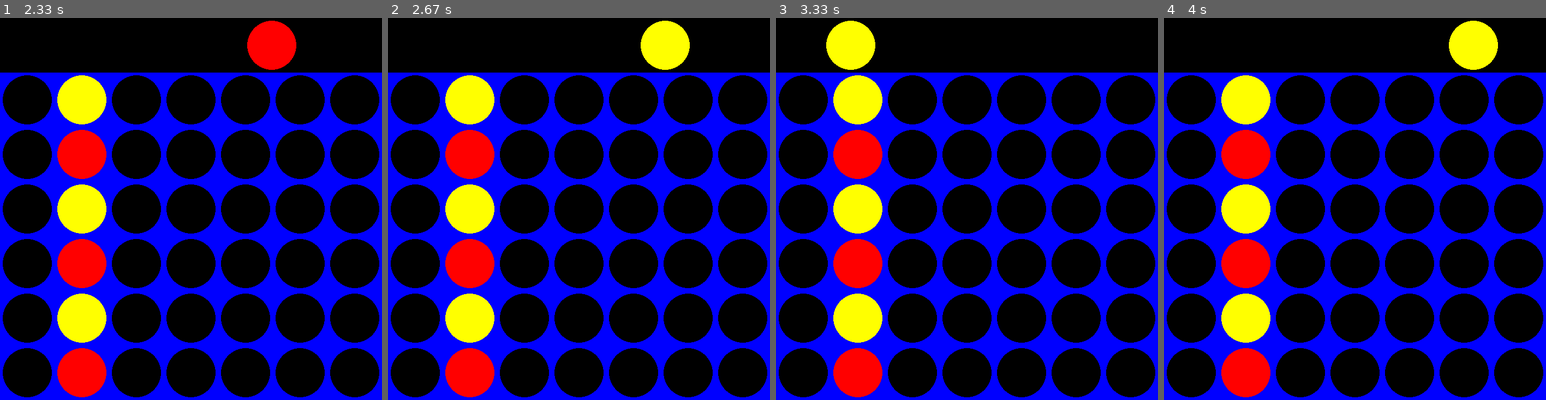
Above: before the commit, frames 1-4 (left to right).
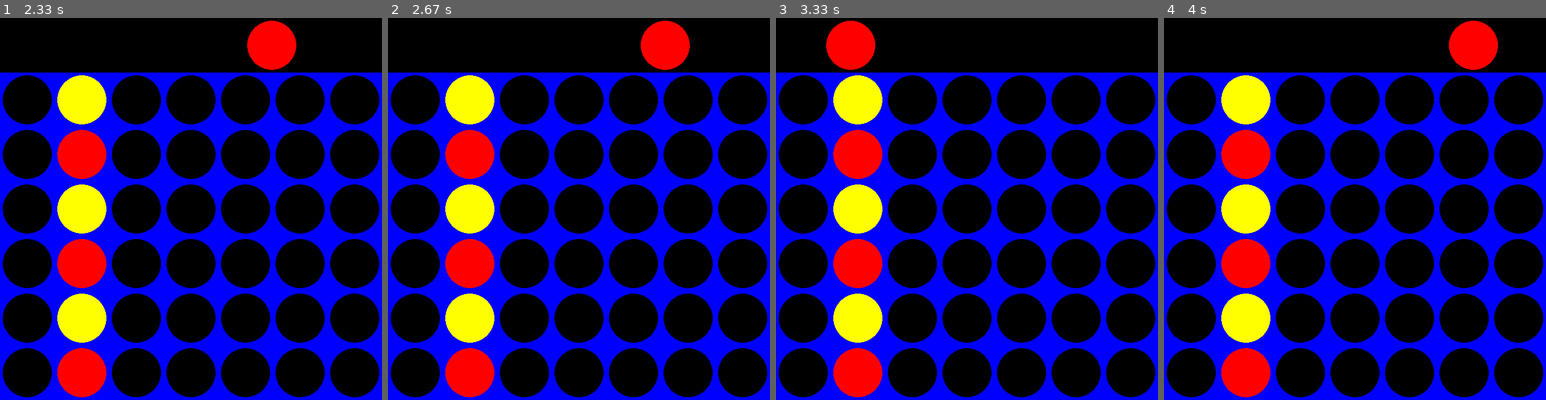
Above: after the commit, the same moments.

Repository: Urbinator/AdvPy_Connect4
Game: pygame game, started from main with gui ze.py
Two runs of this game, one before a commit and one after it. Both use one fixed random seed, a clock stepped at 60 frames per second and the inputs below.
Inputs (mouse positions are in pixels of both pictures, inside the frame that each line leads up to):
- Up to frame 1 (2.33 s): press the mouse at (99, 212) at 0.37 s; move the mouse to (164, 251) at 0.47 s; release the mouse at (229, 293) at 0.6 s; press the mouse at (99, 212) at 0.7 s; move the mouse to (168, 228) at 0.8 s; release the mouse at (236, 243) at 0.93 s; press the mouse at (99, 212) at 1.03 s; move the mouse to (137, 258) at 1.13 s; release the mouse at (171, 308) at 1.27 s; press the mouse at (99, 212) at 1.37 s; move the mouse to (194, 239) at 1.47 s; release the mouse at (290, 270) at 1.6 s; press the mouse at (99, 212) at 1.7 s; move the mouse to (210, 262) at 1.8 s; release the mouse at (324, 308) at 1.93 s; press the mouse at (99, 212) at 2.03 s; move the mouse to (187, 178) at 2.13 s; release the mouse at (271, 140) at 2.27 s
- Up to frame 2 (2.67 s): press the mouse at (487, 212) at 2.37 s; move the mouse to (575, 163) at 2.47 s; release the mouse at (666, 113) at 2.6 s
- Up to frame 3 (3.33 s): press the mouse at (875, 212) at 2.7 s; move the mouse to (879, 178) at 2.8 s; release the mouse at (882, 140) at 2.93 s; press the mouse at (875, 212) at 3.03 s; move the mouse to (863, 281) at 3.13 s; release the mouse at (852, 350) at 3.27 s
- Up to frame 4 (4 s): press the mouse at (1263, 212) at 3.37 s; move the mouse to (1270, 224) at 3.47 s; release the mouse at (1278, 239) at 3.6 s; press the mouse at (1263, 212) at 3.7 s; move the mouse to (1366, 254) at 3.8 s; release the mouse at (1473, 300) at 3.93 s

Frame 1 is identical in both runs. In frame 2, 1.3% of the frame differs, in the area x 66-79%, y 0-14%; in frame 3, 1.3%; in frame 4, 1.3%.

Commit message:
Basic Architecture of Bot Class

Diff:
--- a/main with gui ze.py
+++ b/main with gui ze.py
@@ -25,6 +25,7 @@
 import pygame
 from time import sleep
 import math
+
 #GLOBAL VARIABLES
 BLUE = (0, 0, 255)
 RED = (255, 0, 0)
@@ -72,7 +73,7 @@
         loops through event_handler() until winning condition is met
 
     '''
-    def __init__(self):
+    def __init__(self,num_players):
         '''
         Initialization function
             pygame: with a title "CONEECT 4"
@@ -91,6 +92,7 @@
         self.turn = 0
         self.myfont = pygame.font.SysFont("comicsansms", 75)
         self.game_over = False
+        self.num_players = num_players
 
     def create_board(self):
         '''This function creates an empty Connect 4 matrix with zeros.'''
@@ -203,17 +205,15 @@
                 exit()
             if event.type == pygame.MOUSEMOTION:
                 self.draw_coin(event)
-
+            print('pre eevent type')
             if event.type == pygame.MOUSEBUTTONDOWN:
                 pygame.draw.rect(self.screen, BLACK, (0, 0, width, SQUARESIZE))
-
+                print('before player move')
                 if self.turn == 0:
                 # Ask for Player 1 Input
                     posx = event.pos[0]
                     col = int(math.floor(posx / SQUARESIZE))
-
                     if self.place_coin(col, 1):
-
                         if self.check_win(1) == 1:
                             label = self.myfont.render("Player 1 wins!!", 1, RED)
                             self.screen.blit(label, (110,0))
@@ -222,8 +222,10 @@
                             label = self.myfont.render("It's a Draw!!", 1, BLUE)
                             self.screen.blit(label, (110,0))
                             self.game_over = True
+                    else:
+                        break
                 else:
-                # Ask for Player 2 Input
+                    # Ask for Player 2 Input
                     posx = event.pos[0]
                     col = int(math.floor(posx / SQUARESIZE))
                     if self.place_coin(col, 2):
@@ -235,10 +237,19 @@
                             label = self.myfont.render("It's a Draw!!", 1, RED)
                             self.screen.blit(label, (110,0))
                             self.game_over = True
+                    else:
+                        break
+
                 self.print_current_board()
 
-                self.turn += 1
-                self.turn = self.turn % 2
+                if self.num_players==2:
+                    self.turn += 1
+                    self.turn = self.turn % 2
+                else:
+                    if not self.game_over:
+                        print('before bot move')
+                        # Bot input
+            print('end of turn')
             self.draw_board()
             if self.game_over:
                 pygame.time.wait(3000)
@@ -261,7 +272,53 @@
             self.event_handler()
             pygame.display.update()
 
+class Bot(Connect4):
+    def __init__(self):
+        self.diff = None
+        super().__init__(1)
+
+    def set_difficulty(self,difficulty: str):
+        '''
+        This function set the difficulty of the bot player
+            difficulty: a str can be equal to: easy,moderate,hard,extreme
+        '''
+        self.diff = difficulty.lower()
+
+    def set_current_board(self, curr_board: object):
+        '''
+        This function set the board state to be evaluated by the bot
+            board: the matrix containing the current state of the board
+        '''
+        self._Connect4__container = curr_board.copy()
+
+    def random_move(self,curr_board: object) -> int:
+        '''
+        This function picks a random column and place a coin.
+            board: the matrix containing the current state of the board
+            Return: an int representing the column
+        '''
+        self.set_current_board(curr_board)
+        while True:
+            col = np.random.randint(0,7)
+            if self.place_coin(col,2):
+                return col
+
+    def place_4th_coin(self,curr_board: object) -> int:
+        '''
+        This function check if there is a winning move for either player and place the coin in that position.
+        It prioritize a winning move over stopping the win of the other player.
+            board: the matrix containing the current state of the board
+            Return: an int representing the column
+        '''
+        for player in reversed(range(1,3)):
+            for col in range(7):
+                if self.place_coin(col,player):
+                    if self.check_win(player) == player:
+                        return col
+                    self.set_current_board(curr_board)
+#Bot_move
+
 
 if __name__ == "__main__":
-    game = Connect4()
+    game = Connect4(2)
     game.gameloop()
